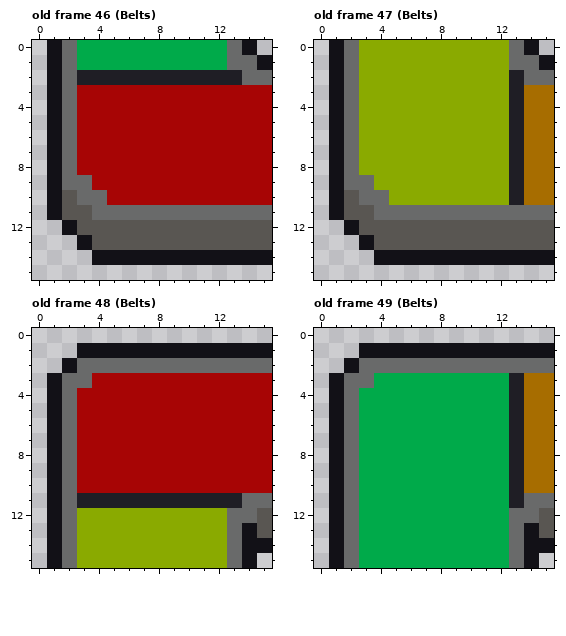
A pixel-art file gets an edit: art/conveyors/conveyor.aseprite. The first picture shows the starting point.
16x16 pixels, 69 frames. Shown: old frame 46 (Belts), old frame 47 (Belts), old frame 48 (Belts), old frame 49 (Belts). The commit also changed other frames, which this record leaves out.
And afterwards:
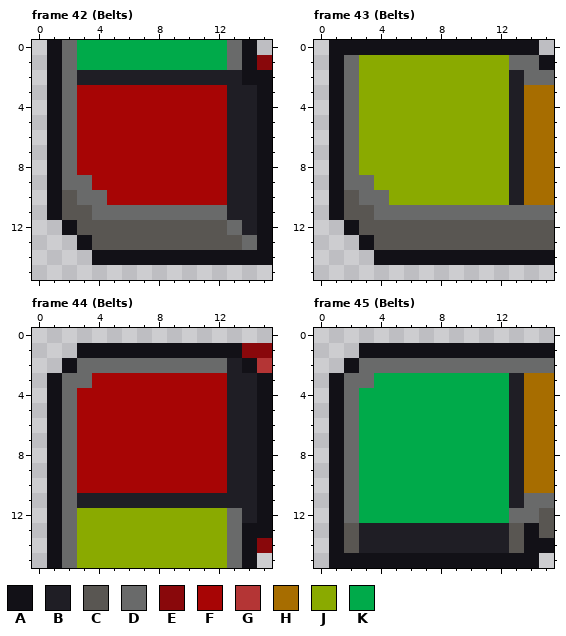
Palette (. is transparent): A #121117  B #1f1e25  C #595652  D #696a6a  E #89080b  F #a70505  G #b43535  H #a76d00  J #8aaa00  K #00aa4a
The commit says: New conveyors! And the hacky python script becomes even hackier
The edit:
frames 69 -> 65
layer "BeltEndOverlay" added
--- frame 42 (Belts) against old frame 46 (Belts), layer "BeltEndOverlay"
@@ x 11..15 @@
  0 KKDA.
- 1 KKDDA
- 2 BBBDD
- 3 FFFFF
- 4 FFFFF
- 5 FFFFF
- 6 FFFFF
- 7 FFFFF
- 8 FFFFF
- 9 FFFFF
-10 FFFFF
-11 DDDDD
-12 CCCCC
-13 CCCCC
+ 1 KKDAE
+ 2 BBBAA
+ 3 FFBBA
+ 4 FFBBA
+ 5 FFBBA
+ 6 FFBBA
+ 7 FFBBA
+ 8 FFBBA
+ 9 FFBBA
+10 FFBBA
+11 DDBBA
+12 CCDBA
+13 CCCDA
 14 AAAAA
--- frame 43 (Belts) against old frame 47 (Belts), layer "BeltEndOverlay"
@@ x 0..15 @@
- 0 .ADJJJJJJJJJJDA.
+ 0 .AAAAAAAAAAAAAA.
  1 .ADJJJJJJJJJJDDA
--- frame 44 (Belts) against old frame 48 (Belts), layer "BeltEndOverlay"
@@ x 11..15 @@
  0 .....
- 1 AAAAA
- 2 DDDDD
- 3 FFFFF
- 4 FFFFF
- 5 FFFFF
- 6 FFFFF
- 7 FFFFF
- 8 FFFFF
- 9 FFFFF
-10 FFFFF
-11 BBBDD
-12 JJDDC
-13 JJDAC
-14 JJDAA
+ 1 AAAEE
+ 2 DDBAG
+ 3 FFBBA
+ 4 FFBBA
+ 5 FFBBA
+ 6 FFBBA
+ 7 FFBBA
+ 8 FFBBA
+ 9 FFBBA
+10 FFBBA
+11 BBBBA
+12 JJDBA
+13 JJDAA
+14 JJDAE
 15 JJDA.
--- frame 45 (Belts) against old frame 49 (Belts), layer "BeltEndOverlay"
@@ x 0..15 @@
 12 .ADKKKKKKKKKKDDC
-13 .ADKKKKKKKKKKDAC
-14 .ADKKKKKKKKKKDAA
-15 .ADKKKKKKKKKKDA.
+13 .ACBBBBBBBBBBCAC
+14 .ACBBBBBBBBBBCAA
+15 .AAAAAAAAAAAAAA.
Changed places in both pictures, as pixel boxes (x1, y1, x2, y2):
changed: (227, 55, 272, 250)
changed: (344, 40, 524, 55)
changed: (227, 343, 272, 553)
changed: (344, 523, 524, 568)
